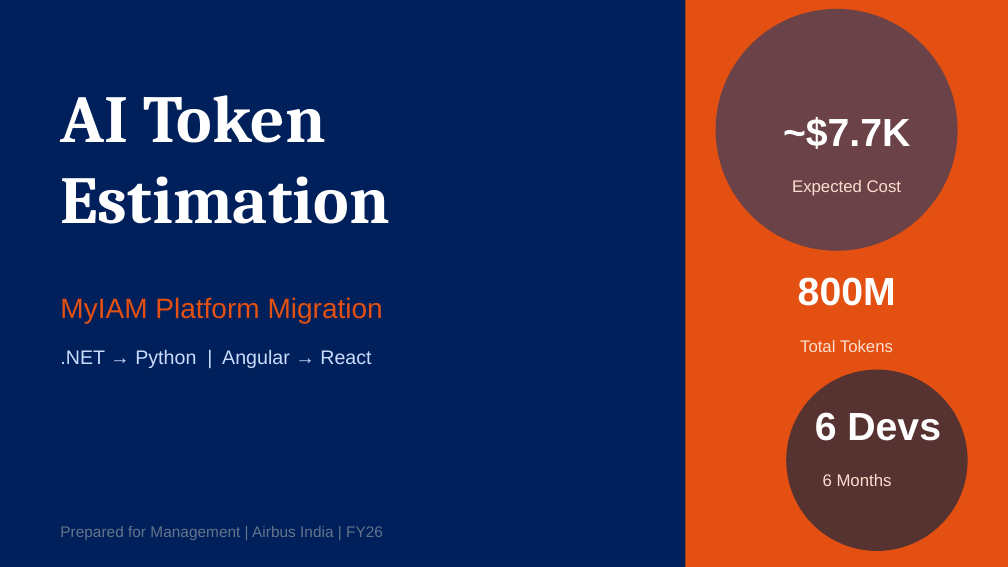
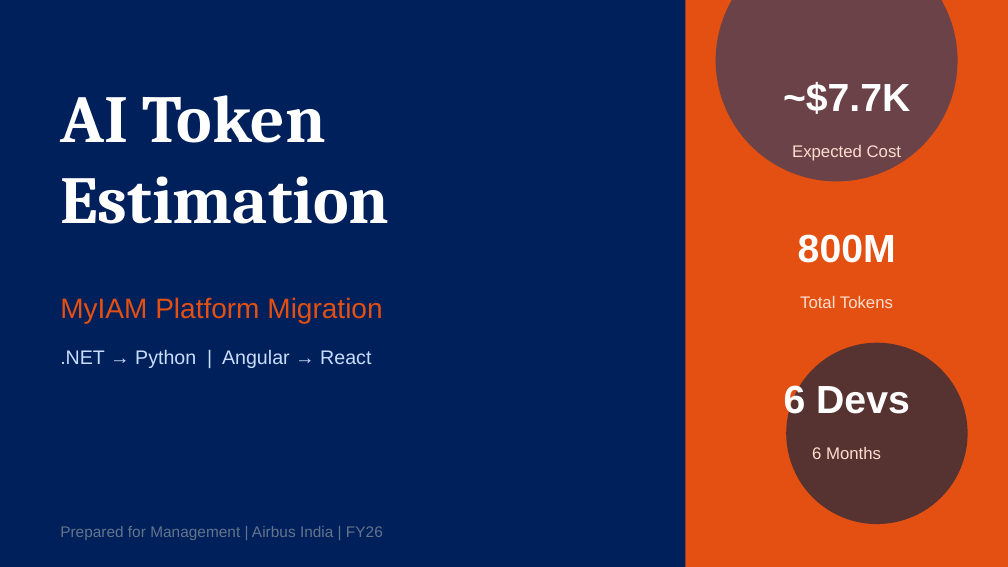
Before and after one commit to hameedshk/testmusicplayer, a slide deck: slide 1 of MyIAM_Token_Estimation_FINAL.pptx. Drawn at 1008x567 pixels with LibreOffice and Linux fonts; fonts in the diff are those of the drawing. Boxes give left, top, right and bottom in pixels: in the first picture for what was removed or moved away, otherwise in the second. Text is boxed around its words. In the diff, an @@ line names an element or a change of style, - is before the commit and + after.

```diff
--- a/MyIAM_Token_Estimation_FINAL.pptx
+++ b/MyIAM_Token_Estimation_FINAL.pptx
@@ ellipse: place and size @@
-ellipse at (716,9,958,251)
+ellipse at (716,0,958,181)
@@ text "~$7.7K": place and size @@
-text "~$7.7K" at (783,117,910,149)
+text "~$7.7K" at (783,82,910,114)
@@ text "Expected Cost": place and size @@
-text "Expected Cost" at (792,180,901,196)
+text "Expected Cost" at (792,145,901,161)
@@ text "800M": place and size @@
-text "800M" at (798,277,896,306)
+text "800M" at (798,234,896,263)
@@ text "Total Tokens": place and size @@
-text "Total Tokens" at (800,340,893,352)
+text "Total Tokens" at (800,296,893,308)
@@ ellipse: place and size @@
-ellipse at (786,370,968,551)
+ellipse at (786,343,968,524)
@@ text "6 Devs" rewrapped from (815,412,941,441) to (784,382,910,421) @@
@@ text "6 Months": place and size @@
-text "6 Months" at (823,474,892,486)
+text "6 Months" at (812,447,881,459)
```
Also in this commit, not shown: 6 other slides changed.
